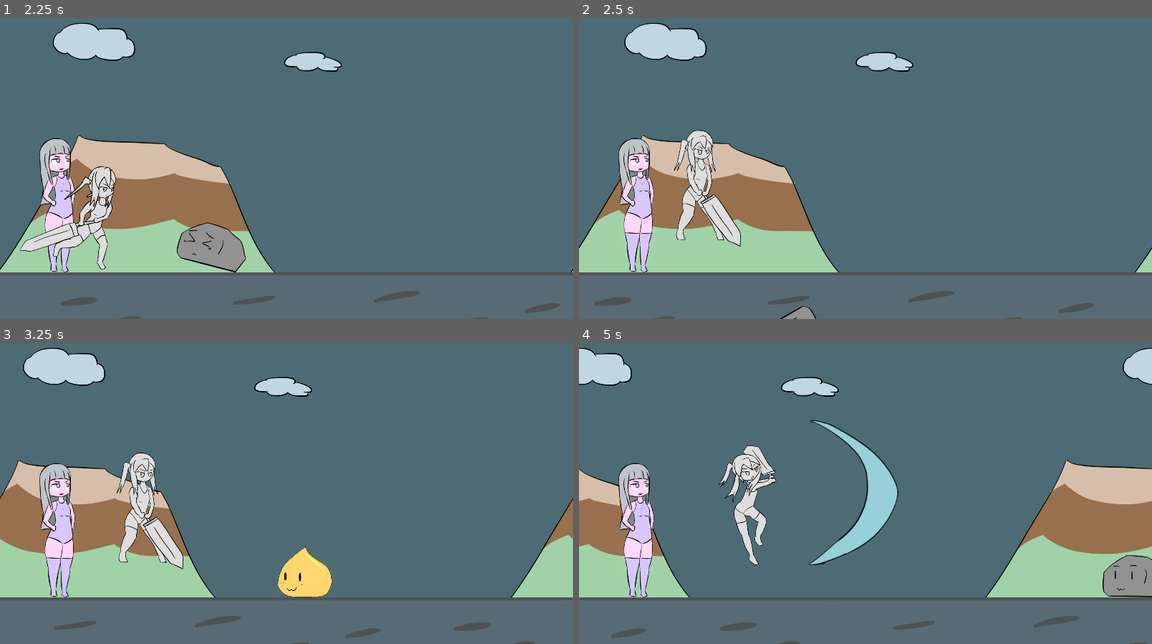
Above: before the commit, frames 1-4 (two rows, left to right).
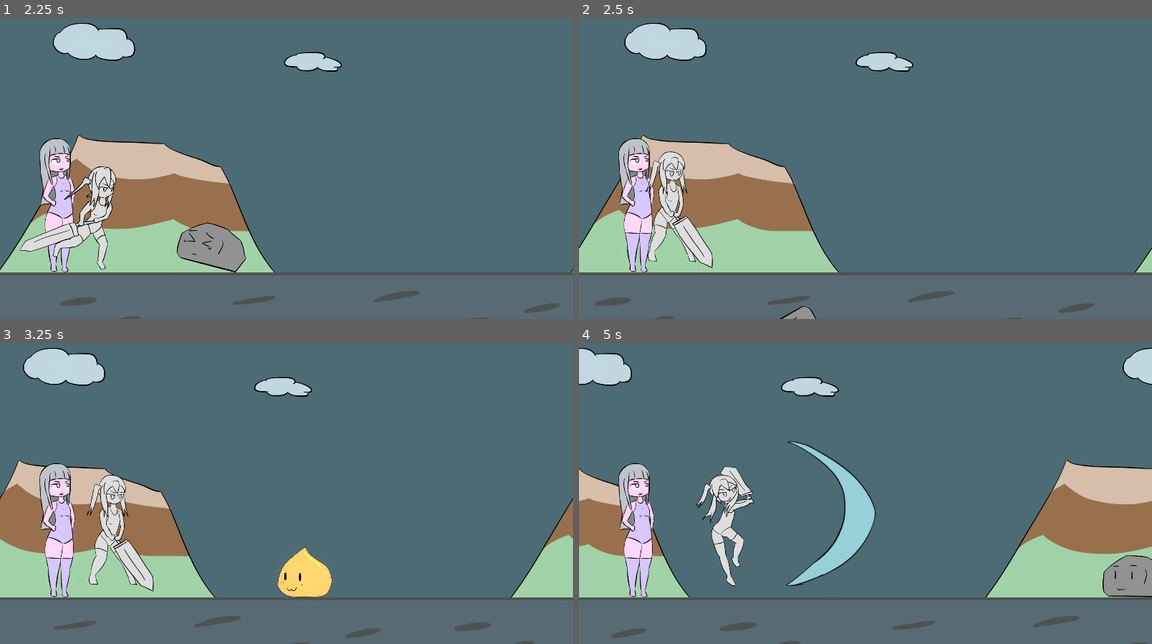
Above: after the commit, the same moments.

Repository: BeatMil/Animurun
Game: Godot game, scene res://Scenes/Forest.tscn
Same seed, same stepped clock (60 frames per second), same inputs: the game is played once before the commit and once after it.
Inputs:
- Up to frame 1 (2.25 s): tap Enter (ui_accept) at 0.5, 0.77, 0.8, 1.07, 1.35, 1.52, 1.82 s; hold U (block) 0.53-1.28 s; tap U (block) at 1.55 s; hold U (block) from 2.03 s (still down)
- Up to frame 2 (2.5 s): keep holding U (block); tap Enter (ui_accept) at 2.3 s
- Up to frame 3 (3.25 s): release U (block) at 2.78 s; tap U (block) at 2.85 s; tap Enter (ui_accept) at 3.02 s
- Up to frame 4 (5 s): tap Enter (ui_accept) at 3.32, 4.52, 4.82 s; hold Enter (ui_accept) 3.53-4.28 s; tap U (block) at 4.35 s

Frame 1 is identical in both runs. In frame 2, 3.6% of the frame differs, in the area x 11-29%, y 37-84%; in frame 3, 3.6%; in frame 4, 5.5%, in the area x 20-56%, y 25-81%.

Commit message:
Fix sword_deflect stutter animation

Diff:
--- a/Scenes/Forest.tscn
+++ b/Scenes/Forest.tscn
@@ -279,6 +279,32 @@
 "times": PackedFloat32Array(0, 0.25)
 }
 tracks/3/use_blend = true
+tracks/4/type = "method"
+tracks/4/imported = false
+tracks/4/enabled = true
+tracks/4/path = NodePath(".")
+tracks/4/interp = 1
+tracks/4/loop_wrap = true
+tracks/4/keys = {
+"times": PackedFloat32Array(0.166667),
+"transitions": PackedFloat32Array(1),
+"values": [{
+"args": [],
+"method": &"spawn_hitbox01"
+}]
+}
+tracks/5/type = "value"
+tracks/5/imported = false
+tracks/5/enabled = true
+tracks/5/path = NodePath("ChiichanPos:position")
+tracks/5/interp = 1
+tracks/5/loop_wrap = true
+tracks/5/keys = {
+"times": PackedFloat32Array(0, 0.25, 0.583333, 0.833333),
+"transitions": PackedFloat32Array(1, 1, 1, 1),
+"update": 0,
+"values": [Vector2(0, 0), Vector2(30, -43), Vector2(10, -43), Vector2(0, 0)]
+}
 
 [sub_resource type="Animation" id="Animation_bucmy"]
 resource_name = "block"
--- a/scripts/Chiichan.gd
+++ b/scripts/Chiichan.gd
@@ -35,14 +35,13 @@
 		return
 
 	if event.is_action_pressed("ui_accept"):
-		anim_player.play("attack01")
+		attack01()
 
 	if event.is_action_pressed("block"):
-		is_blocking = true
-		anim_player.play("block")
+		block()
 
 
-func spawn_hitbox01():
+func spawn_hitbox01(): # used by AnimationPlayer
 	var hitbox = ATTACK01_HITBOX.instantiate()
 	hitbox.chiichan = self
 	hitbox.position = $Attack01HitboxPos.position
@@ -103,10 +102,21 @@
 
 func sword_deflect():
 	$"AnimationPlayer".play("sword_deflect")
+	is_stunned = true
+	apply_impulse(Vector2(-900, -100))
+
+
+func attack01():
+		anim_player.play("attack01_2")
+
+
+func block():
+		is_blocking = true
+		anim_player.play("block")
 
 
 func _on_animation_player_animation_finished(anim_name):
-	if anim_name == "attack01" or anim_name == "hurt" or anim_name == "block" or anim_name == "block_impact":
+	if anim_name in ["attack01", "hurt", "block", "block_impact", "attack01_2"]:
 		is_blocking = false
 		is_stunned = false
 		can_move_to_default_pos = true
